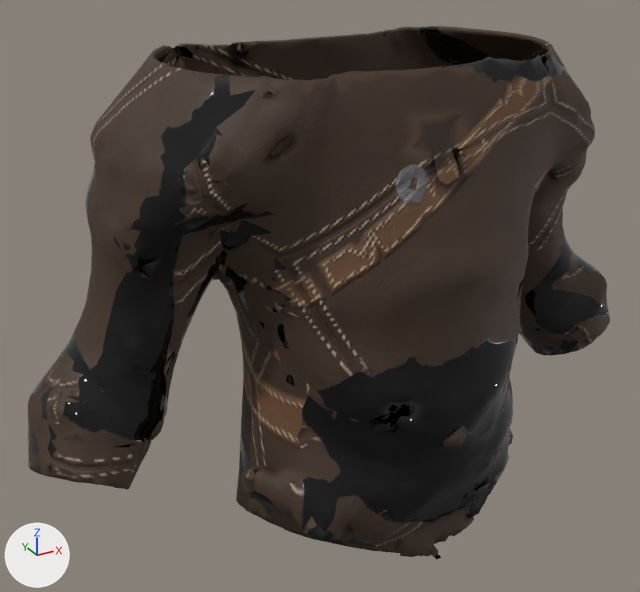
Two versions of the glTF model hollowmere/Assets/Resources/Gear/Fitted/leather/t2_chest.glb, one commit apart.
The view is the same before and after, from a camera (50 mm lens) standing at (-0.533, -0.833, 1.633) and looking at (-0.056, 0.034, 1.2). Arrows for +X, +Y and +Z are at lower left; the lights stay in place. The older version comes first. Vertices at exactly the same position are counted once.

Objects in the first picture: 'chest_t2'.
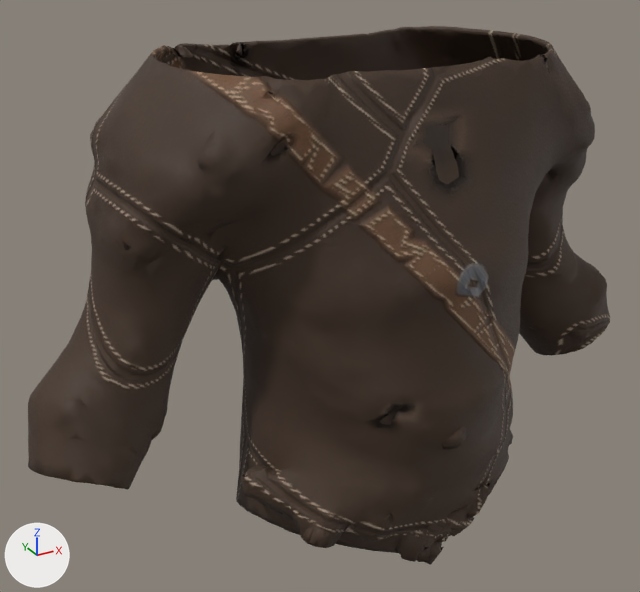
Where the change shows, as pixel boxes (x1, y1, x2, y2) in the pictures (640 x 592 px; the box of a moved part takes in the faces that stretch with it):
'chest_t2', reshaped: before (28, 26, 610, 560); after (28, 26, 610, 565)
part 1 of me_chest_t2, moved or reshaped: before (293, 516, 441, 560); after (294, 516, 443, 565)
part 2 of me_chest_t2, surface changed: (28, 26, 610, 558) in both

Edits to the bpy script that builds the scene:
```text
Change me_chest_t2:
    used by ob_chest_t2; location = (0.0, 0.0, 0.0)
    remove me_chest_t2.from_pydata(...)  # 7556 vertices, 15162 faces; spans x -0.419..0.412, y -0.183..0.187, z 0.897..1.491
    add me_chest_t2.from_pydata(...)  # 7556 vertices, 15154 faces; spans x -0.419..0.412, y -0.183..0.187, z 0.897..1.491
    me_chest_t2 part 1: 102 of 7556 vertices moved; they spanned x -0.168..0.0, y -0.165..-0.106, z 0.922..1.012 and now span x -0.168..0.016, y -0.164..-0.106, z 0.911..1.011; mean shift (-0.002, -0.001, -0.006); largest move (-0.001, -0.165, 0.926) -> (0.015, -0.148, 0.923)
    me_chest_t2 part 2: 12022 kept faces spanning x -0.419..0.412, y -0.183..0.182, z 0.9..1.491 get new texture (UV) coordinates
```
